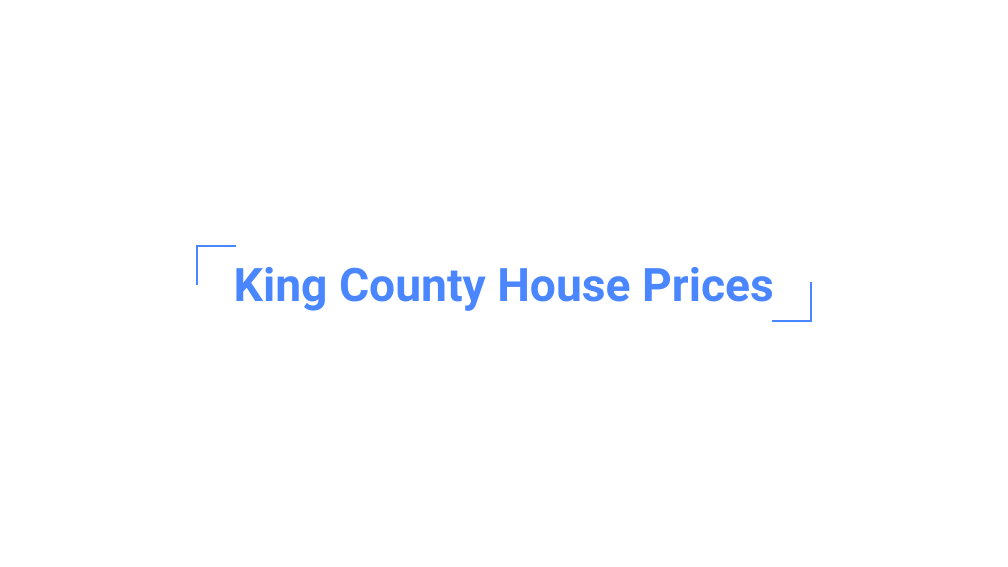
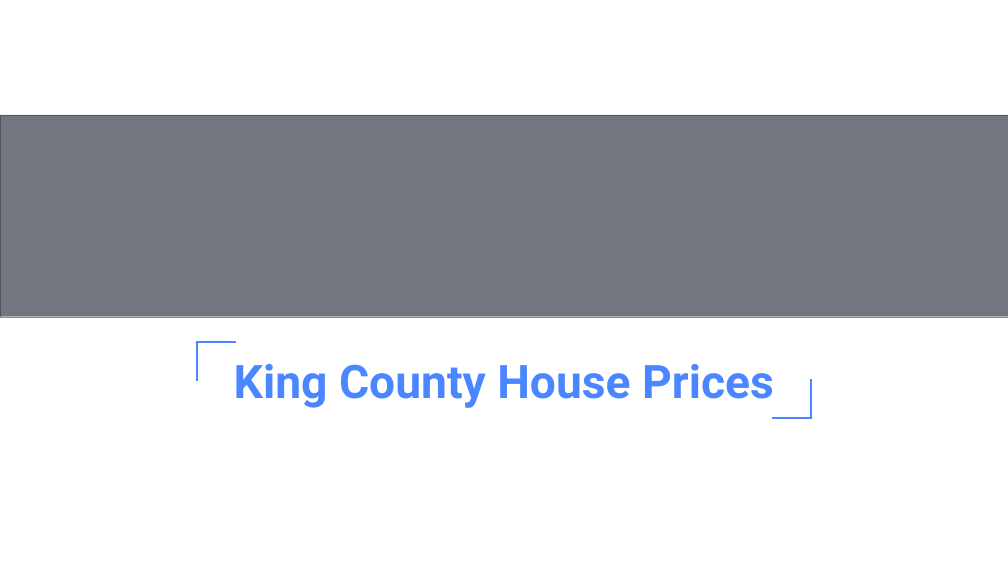
Before and after one commit to bartomolina/dsmod1project, a slide deck: slide 1 of presentation.pptx. Drawn at 1008x567 pixels with LibreOffice and Linux fonts; fonts in the diff are those of the drawing; grey boxes stand for pictures. Boxes give left, top, right and bottom in pixels: in the first picture for what was removed or moved away, otherwise in the second. Text is boxed around its words. In the diff, an @@ line names an element or a change of style, - is before the commit and + after.

```diff
--- a/presentation.pptx
+++ b/presentation.pptx
@@ picture added at box(0, 115, 1008, 317) @@
@@ rectangle added at box(0, 115, 1008, 317), fill #171C30 at 50% opacity @@
@@ 4 lines, 1 text: place and size @@
-4 lines, 1 text at box(198, 246, 810, 322)
+4 lines, 1 text at box(198, 342, 810, 418)
```
Also in this commit, not shown: 6 other slides changed, 1 slide removed.
